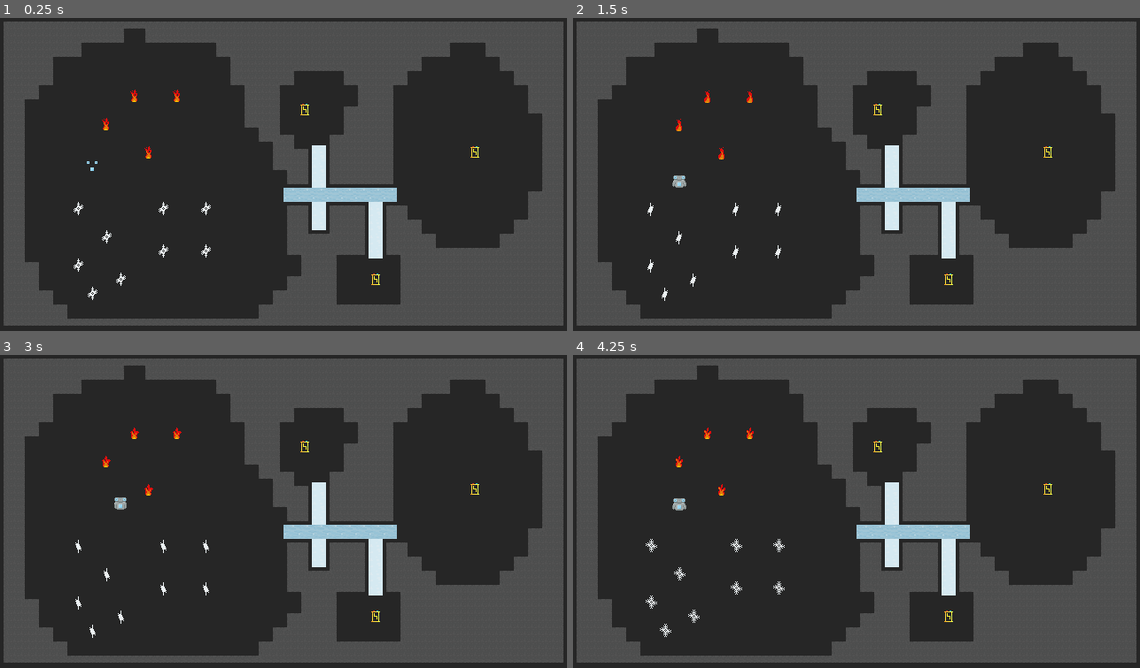
Above: before the commit, frames 1-4 (two rows, left to right).
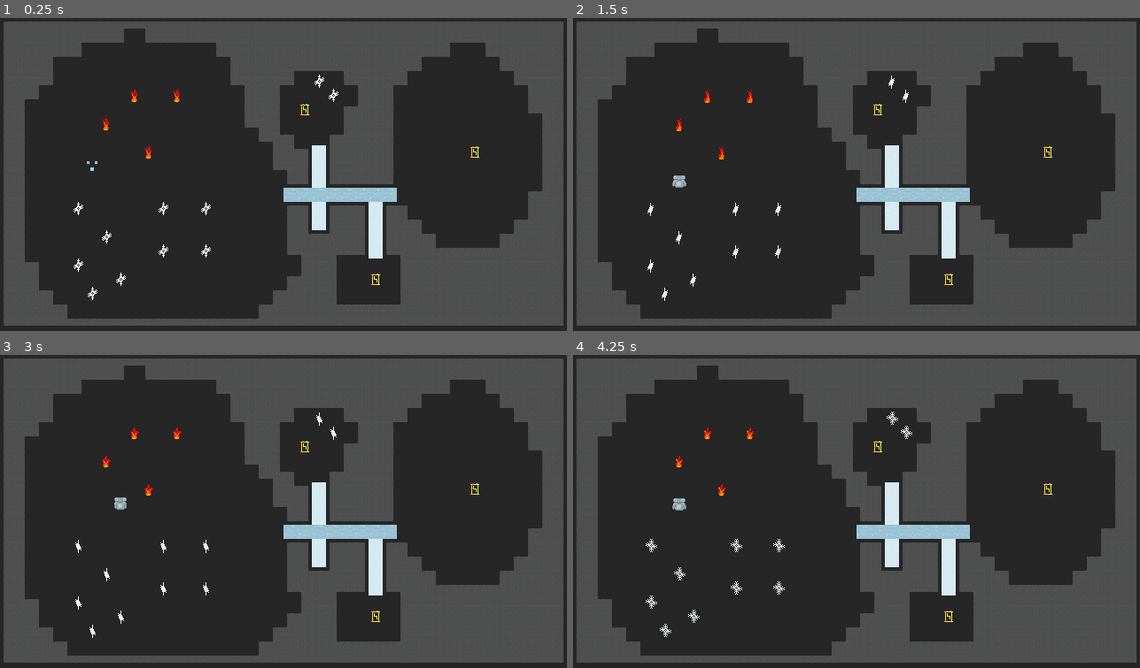
Above: after the commit, the same moments.

Repository: PhotonChaos/TemperatureBalance
Game: Godot game, scene res://scenes/levels/Challenge6.tscn
The game is run twice, just before and just after one commit, with the same random seed, the same clock (stepped at 60 frames per second) and the same inputs. This scene is started directly instead of the project's main scene.
Inputs (mouse positions are in pixels of both pictures, inside the frame that each line leads up to):
- Up to frame 1 (0.25 s): no input
- Up to frame 2 (1.5 s): move the mouse to (981, 165) at 0.52 s; hold Right (move_right) 0.53-1.28 s; hold Space (start_game) 0.53-1.28 s; click (981, 165) at 0.67 s; move the mouse to (743, 196) at 1.27 s; hold Down (move_down) from 1.28 s (still down); tap Space (start_game) at 1.35 s
- Up to frame 3 (3 s): move the mouse to (340, 445) at 2.02 s; release Down (move_down) at 2.03 s; hold Right (move_right) 2.03-2.78 s; hold Space (start_game) 2.03-2.78 s; move the mouse to (255, 583) at 2.77 s; hold Up (move_up) from 2.78 s (still down); tap Space (start_game) at 2.85 s; click (255, 583) at 2.92 s
- Up to frame 4 (4.25 s): move the mouse to (1026, 567) at 3.52 s; release Up (move_up) at 3.53 s; hold Left (move_left) from 3.53 s (still down); hold Space (start_game) from 3.53 s (still down)

The runs differ from the first frame. In frame 1, less than 0.1% of the frame differs, in the area x 55-60%, y 18-27%; in frame 2, less than 0.1%; in frame 3, less than 0.1%; in frame 4, less than 0.1%.

Commit message:
Challenege 6 update

Diff:
--- a/scenes/levels/Challenge6.tscn
+++ b/scenes/levels/Challenge6.tscn
@@ -9,9 +9,10 @@
 script = ExtResource("1_jxsm0")
 level_name = "Rewind"
 player_template = ExtResource("2_bhun6")
+batteries_needed = 3
 
 [node name="LevelLayer" type="TileMapLayer" parent="."]
-tile_map_data = PackedByteArray("AAAAAAAAAAAIAAEAAAAAAAEAAAA …(7264 unchanged characters)… AAAAAAAAOABAABQAAAAAAAAAGABMABQAAAAAAAAA=")
+tile_map_data = PackedByteArray("AAAAAAAAAAAIAAEAAAAAAAEAAAA …(7264 unchanged characters)… AAAAAAAAOABAABQAAAAAAAAAGABMABQAAAAAAAAAXAAUABQAAAAAAAAAWAAQABQAAAAAAAAA=")
 tile_set = ExtResource("3_tp71q")
 collision_enabled = false
 
